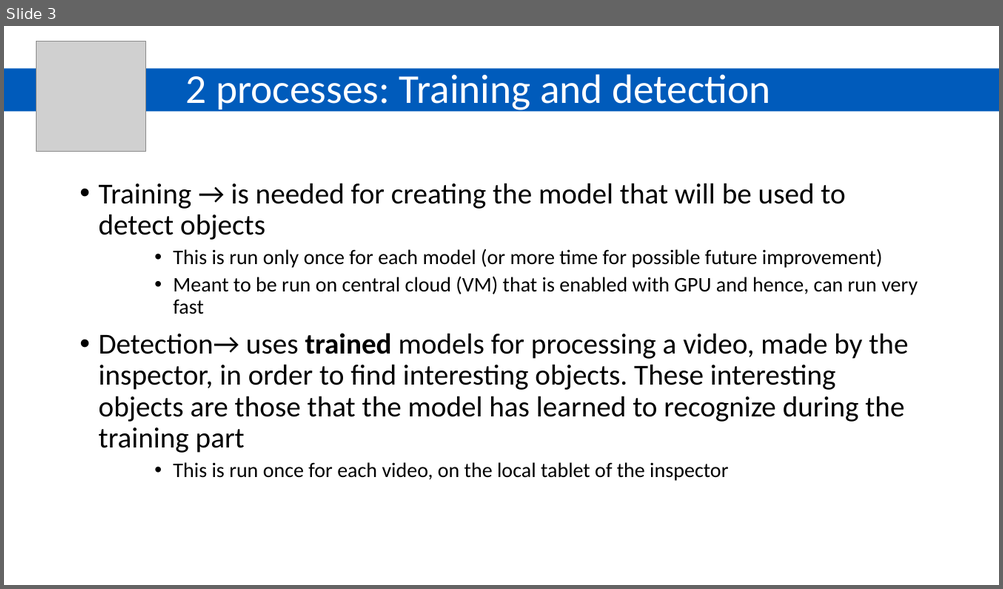
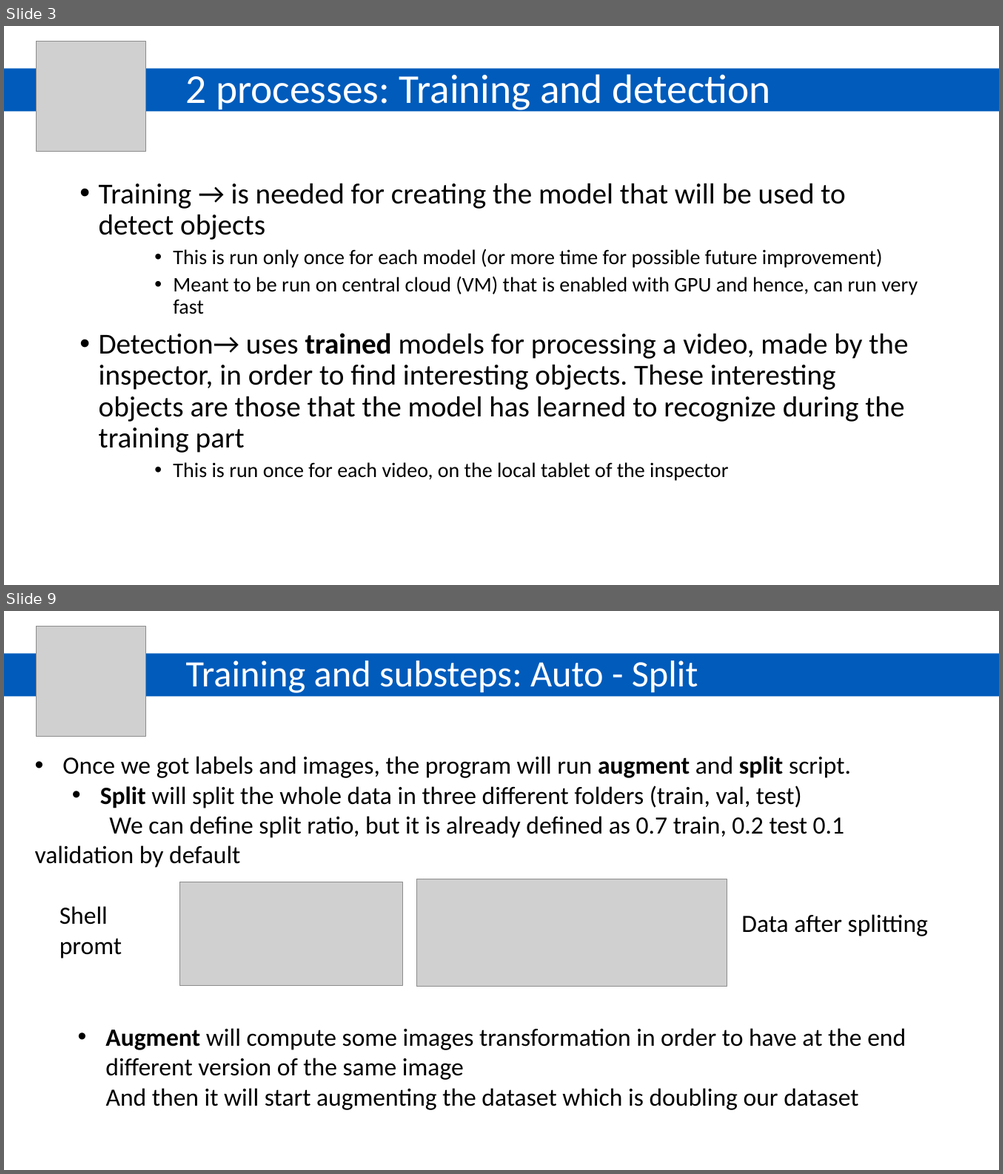
Before and after one commit to GiuliaCiaramella/yolov5, a slide deck: week_11_presentation.pptx. Shown one above the other, each under a label of ours: slide 3 before the commit, slides 3 and 9 after it; the slides between them are not shown. The pictures are 1003x589 and 1003x1174 pixels, drawn with LibreOffice and Linux fonts; fonts in the diff are those of the drawing; grey boxes stand for pictures. Boxes give left, top, right and bottom in pixels: in the first picture for what was removed or moved away, otherwise in the second. Text is boxed around its words. In the diff, an @@ line names an element or a change of style, - is before the commit and + after.

```diff
--- a/week_11_presentation.pptx
+++ b/week_11_presentation.pptx
@@ slide 9 added at [4,611,999,1170], background #FFFFFF @@
@@ picture added at [36,626,146,736] @@
@@ rectangle added at [4,653,999,697], fill #005BBB @@
@@ title added at [186,661,698,693], 36 pt, text #FFFFFF @@
+Training and substeps: Auto - Split
@@ text added at [35,756,851,868], 24 pt, text #000000 @@
+• Once we got labels and images, the program will run augment and split script.
+  • Split will split the whole data in three different folders (train, val, test)
+We can define split ratio, but it is already defined as 0.7 train, 0.2 test 0.1 validation by default
@@ picture added at [180,883,402,986] @@
@@ picture added at [417,880,726,986] @@
@@ text added at [60,906,122,959], 24 pt, text #000000 @@
+Shell
+promt
@@ text added at [741,914,928,937], 24 pt, text #000000 @@
+Data after splitting
@@ text added at [105,1028,905,1111], 24 pt, text #000000 @@
+• Augment will compute some images transformation in order to have at the end different version of the same image
+And then it will start augmenting the dataset which is doubling our dataset
```
Also in this commit, not shown: 9 slides changed, 18 other slides added.
